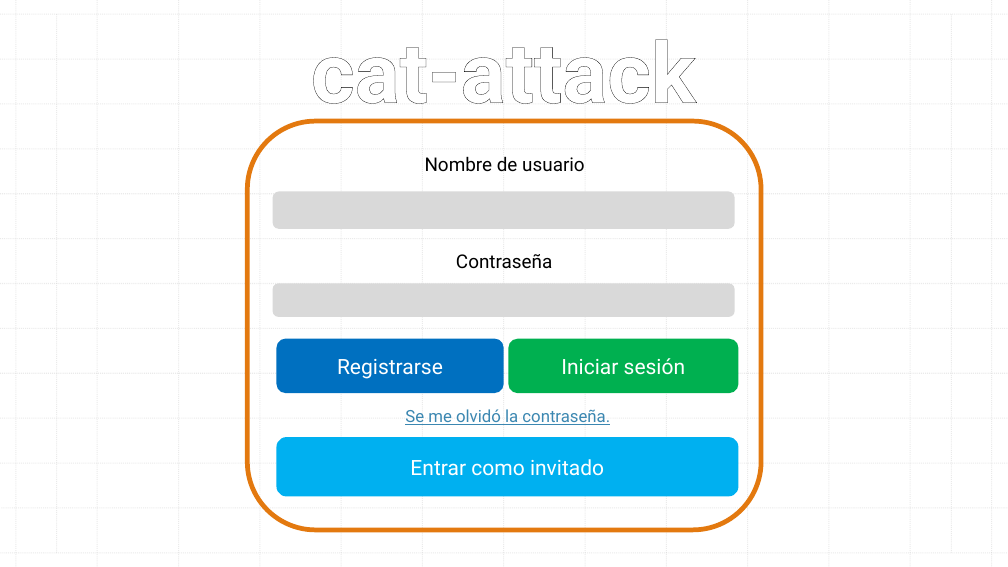
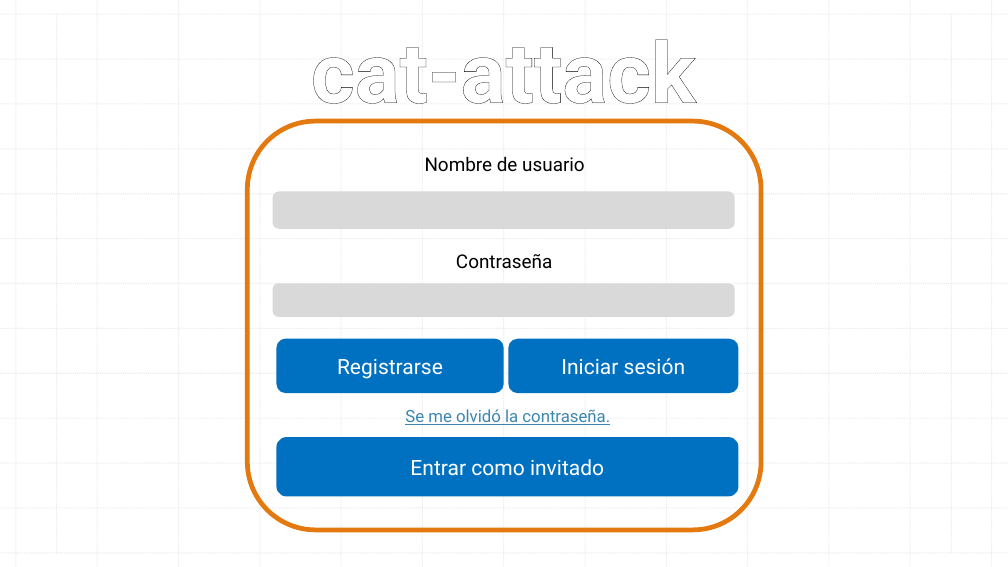
Before and after one commit to AndresIturria/Cat-Attack, a slide deck: slide 2 of Docs/Documento de diseño Cat-Attack.pptx. Drawn at 1008x567 pixels with LibreOffice and Linux fonts; fonts in the diff are those of the drawing. Boxes give left, top, right and bottom in pixels: in the first picture for what was removed or moved away, otherwise in the second. Text is boxed around its words. In the diff, an @@ line names an element or a change of style, - is before the commit and + after.

```diff
--- a/Docs/Documento de diseño Cat-Attack.pptx
+++ b/Docs/Documento de diseño Cat-Attack.pptx
@@ rounded rectangle "Iniciar sesión" at (509,339,739,393): fill #00B050 to #0070C0 @@
@@ rounded rectangle "Entrar como invitado" at (277,437,739,496): fill #00B0F0 to #0070C0 @@
```
Also in this commit, not shown: 2 other files.
